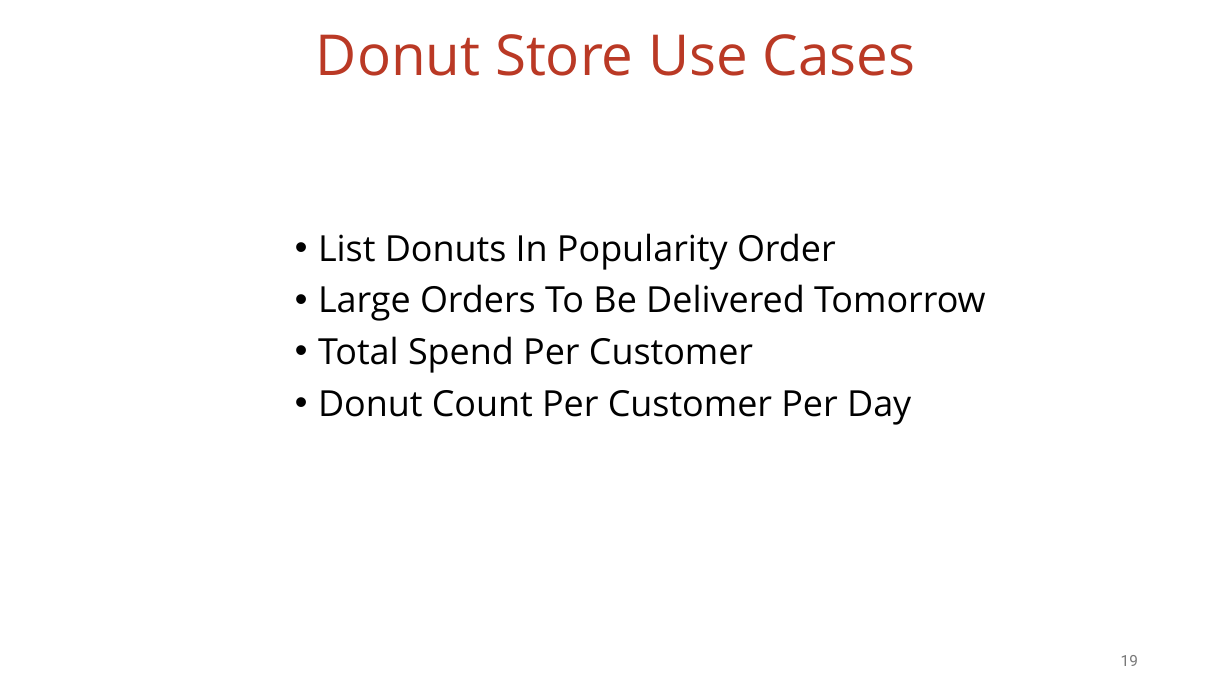
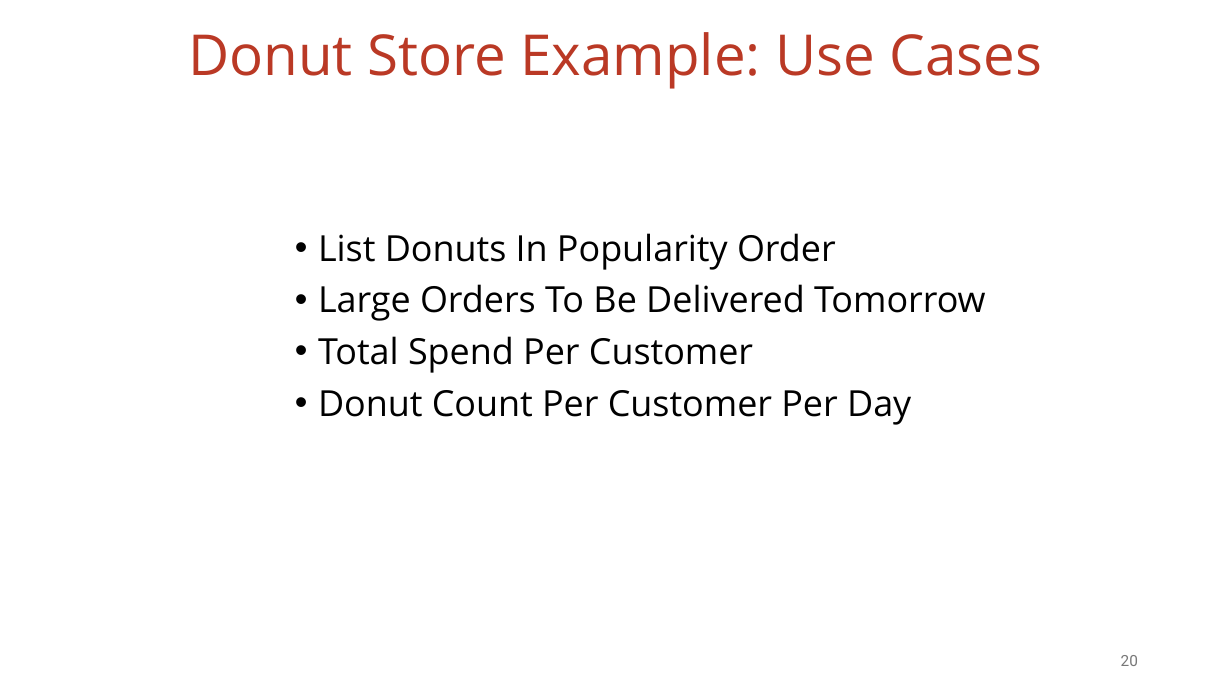
Before and after one commit to vmzakharov/missing-dataframe-talk, a slide deck: slide 20 of presentation/Missing_Dataframe_Short.pptx (slide 19 before the commit). Drawn at 1232x693 pixels with LibreOffice and Linux fonts; fonts in the diff are those of the drawing. Boxes give left, top, right and bottom in pixels: in the first picture for what was removed or moved away, otherwise in the second. Text is boxed around its words. In the diff, an @@ line names an element or a change of style, - is before the commit and + after.

```diff
--- a/presentation/Missing_Dataframe_Short.pptx
+++ b/presentation/Missing_Dataframe_Short.pptx
@@ title at [188, 32, 1042, 89]: text changed @@
-Donut Store Use Cases
+Donut Store Example: Use Cases
@@ page number at [1121, 655, 1138, 666]: text changed @@
-19
+20
```
Also in this commit, not shown: 6 other slides changed, 1 slide added, 3 other files.
